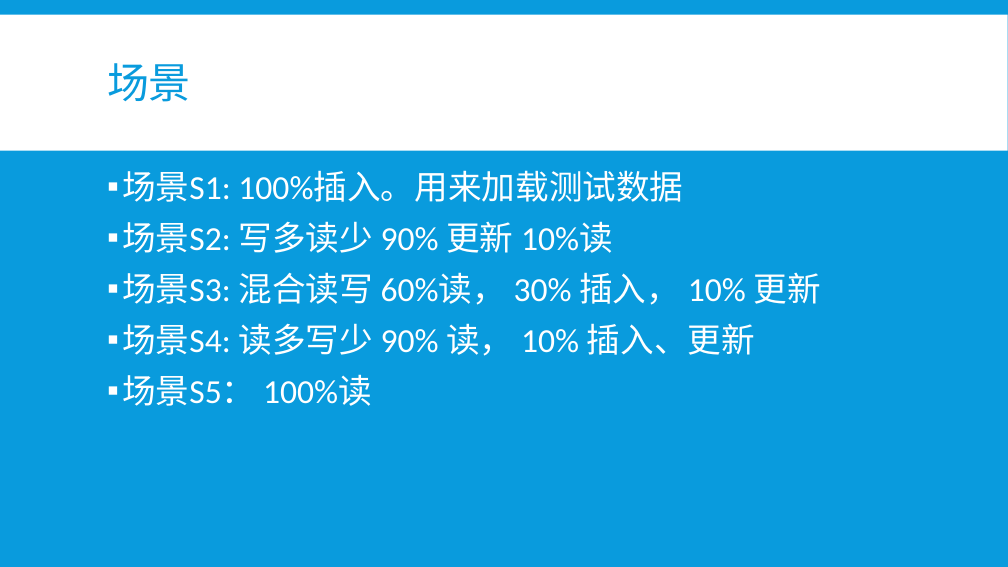
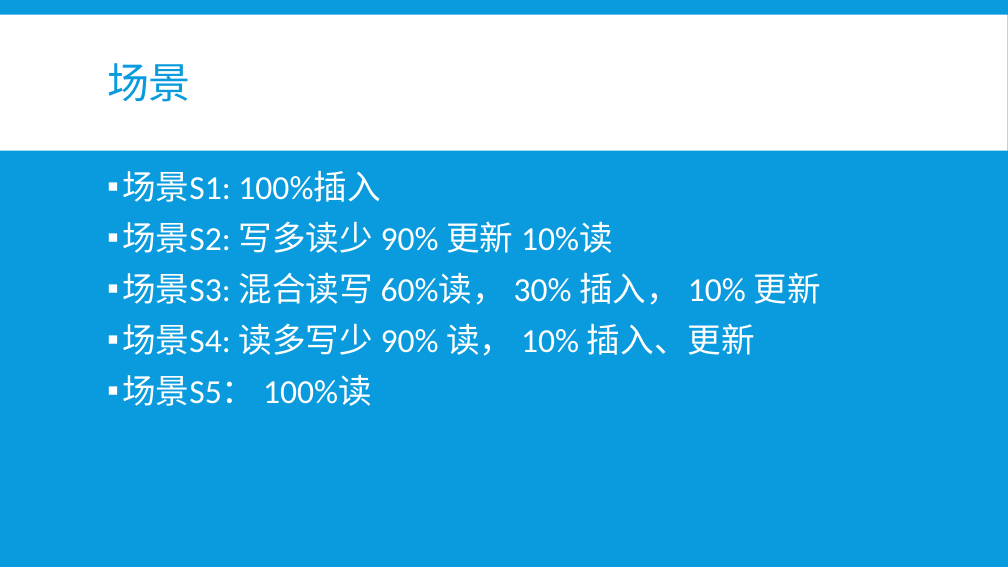
Before and after one commit to b4ubles/PCBNS, a slide deck: slide 11 of doc/NoSQL vs SQL.pptx. Drawn at 1008x567 pixels with LibreOffice and Linux fonts; fonts in the diff are those of the drawing. Boxes give left, top, right and bottom in pixels: in the first picture for what was removed or moved away, otherwise in the second. Text is boxed around its words. In the diff, an @@ line names an element or a change of style, - is before the commit and + after.

```diff
--- a/doc/NoSQL vs SQL.pptx
+++ b/doc/NoSQL vs SQL.pptx
@@ text at [122,171,381,202]: text changed @@
-▪ 场景S1: 100%插入。用来加载测试数据
+▪ 场景S1: 100%插入
```
Also in this commit, not shown: 13 other slides changed, 6 slides added, 5 slides removed.
